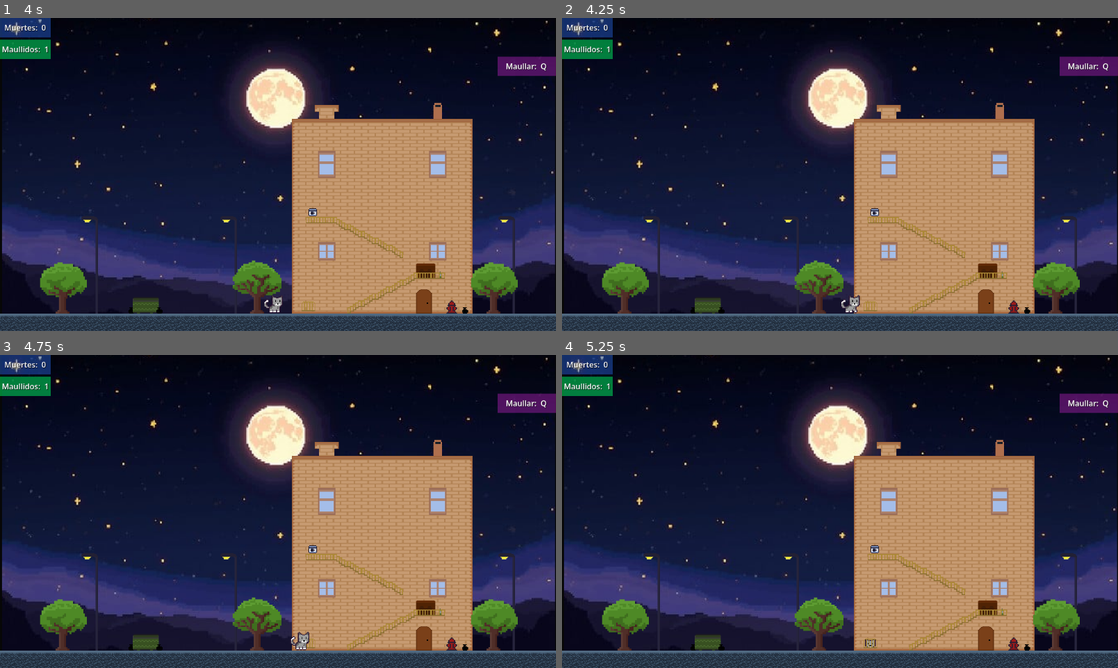
Above: before the commit, frames 1-4 (two rows, left to right).
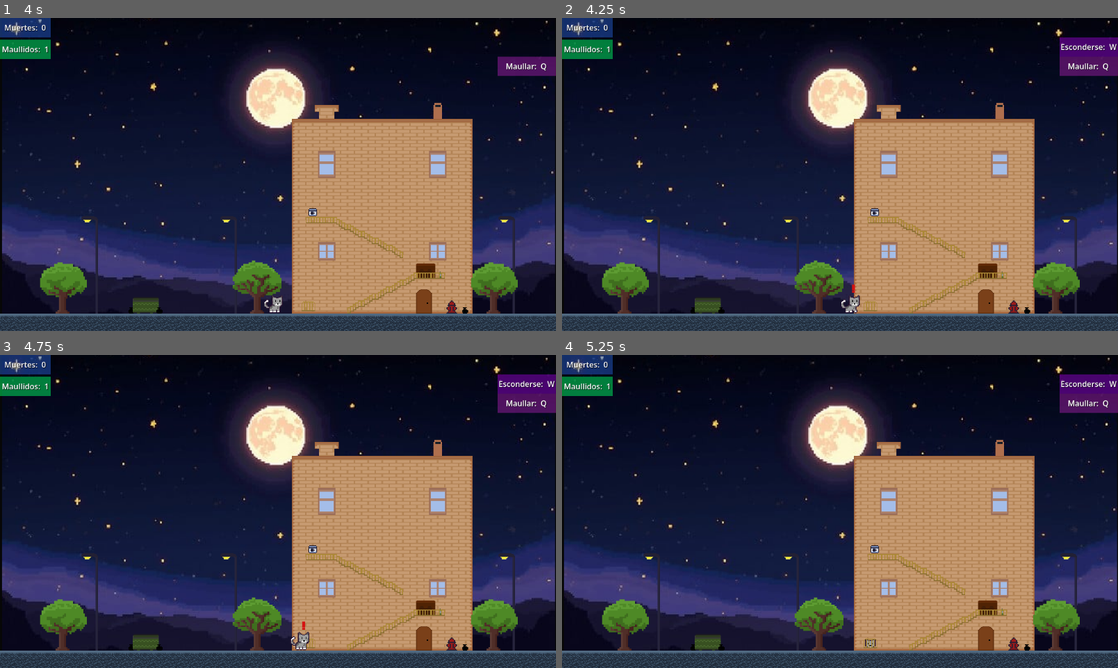
Above: after the commit, the same moments.

Repository: JarolCM/Proyecto_videojuegos_2026_individual
Game: Godot game, scene res://escenas/menu_principal/menu_principal.tscn
The game is run twice, just before and just after one commit, with the same random seed, the same clock (stepped at 60 frames per second) and the same inputs.
Inputs:
- Up to frame 1 (4 s): click "Jugar" at 0.5 s; hold D (derecha) 1.28-2.78 s; tap E (interactuar) at 1.35, 2.1, 3.05, 3.6 s; tap Space (saltar) at 1.52, 2.27, 3.77 s; hold A (izquierda) 2.78-3.53 s; tap Q (maullido) at 2.85 s; hold D (derecha) from 3.53 s (still down)
- Up to frame 2 (4.25 s): keep holding D (derecha)
- Up to frame 3 (4.75 s): keep holding D (derecha); tap E (interactuar) at 4.35 s; tap Space (saltar) at 4.52 s
- Up to frame 4 (5.25 s): tap W (esconderse) at 4.9 s; release D (derecha) at 5.03 s; hold A (izquierda) from 5.03 s (still down); tap Q (maullido) at 5.1 s

Frame 1 is identical in both runs. In frame 2, 0.7% of the frame differs, in the area x 52-100%, y 6-88%; in frame 3, 0.7%; in frame 4, 0.7%.
Error before the commit: Invalid access to property or key 'mostrar_interaccion' on a base object of type 'CharacterBody2D (max.gd)'. (res://escenas/controles_interfaz/controles_interf…

Commit message:
(feat): shader al morir y signos
! se quito el grupo de max del project para que se añada automaticamente en codigo
- se aplica shader al tocar a spike
- aparece un signo en max cuando te acercas a un objeto en el que te puedas esconder o interactuar (esto se conecta con la interfaz de controles)
- tambien se quitaron los print al ganar y morir

Diff:
--- /dev/null
+++ b/escenas/max_gato/material_max_rojo.tres
@@ -0,0 +1,6 @@
+[gd_resource type="ShaderMaterial" format=3 uid="uid://b6ft3w2ydsqh8"]
+
+[ext_resource type="Shader" uid="uid://dkp4ujk4eb3nb" path="res://shaders/shader_rojo.tres" id="1_u1iw5"]
+
+[resource]
+shader = ExtResource("1_u1iw5")
--- a/escenas/max_gato/max.gd
+++ b/escenas/max_gato/max.gd
@@ -1,13 +1,19 @@
 extends CharacterBody2D
 
 signal max_muerto
-
+signal mostrar_interaccion
+signal mostrar_escondite
+signal ocultar_interfaz
 
 @export var animacion: AnimatedSprite2D
 @export var area_enemigo: Area2D
 @export var area_victoria: Area2D
 @export var area_interaccion: Area2D
 @export var reproductor: AudioStreamPlayer2D
+@export var material_max_rojo: ShaderMaterial
+
+@onready var hitbox = $Area_Enemigo/CollisionShape2D
+@onready var indicadorInteraccion = $Indicador_Interaccion
 
 # Constantes de movimiento
 const _SPEED = 65.0
@@ -20,10 +26,14 @@
 # Estados
 var escondido := false
 var escondite_actual = null
+var mostrando_ui := false
+var tipo_actual := ""
 
 func _ready():
+	add_to_group("max")
 	area_enemigo.body_entered.connect(_on_area_enemigo_body_entered)
 	area_victoria.body_entered.connect(_on_area_victoria_body_entered)
+	indicadorInteraccion.visible = false
 
 
 func _physics_process(delta: float) -> void:
@@ -46,6 +56,25 @@
 			salir_escondite()
 		return
 
+	# Para hacer aparecer el indicador
+	var objeto_cerca = detectar_interactuable()
+	var escondite_cerca = detectar_escondite()
+
+	if objeto_cerca or escondite_cerca:
+		indicadorInteraccion.visible = true
+	else:
+		indicadorInteraccion.visible = false
+
+	# UI esquina pantalla
+	if escondite_cerca:
+		mostrar_escondite.emit()
+
+	if objeto_cerca:
+		mostrar_interaccion.emit()
+
+	if !escondite_cerca and !objeto_cerca:
+		ocultar_interfaz.emit()
+
 	# Movimiento
 	if not bloqueado:
 		var direction := Input.get_axis("izquierda", "derecha")
@@ -56,10 +85,12 @@
 		if direction < 0:
 			velocity.x = direction * _SPEED
 			animacion.flip_h = true
+			indicadorInteraccion.position = Vector2(-4.5,-18.0)
 
 		elif direction > 0:
 			velocity.x = direction * _SPEED
 			animacion.flip_h = false
+			indicadorInteraccion.position = Vector2(4.5,-18.0)
 
 		else:
 			velocity.x = move_toward(velocity.x, 0, _SPEED)
@@ -113,8 +144,9 @@
 			# Empujar hacia donde Max esta mirando
 			var direccion = -1.0 if animacion.flip_h else 1.0
 			objeto.ser_empujado(direccion)
-			print("Empujando objeto...")
-		return
+		return
+
+
 
 	# Animaciones de movimiento
 	if !is_on_floor():
@@ -140,10 +172,8 @@
 	escondite_actual = escondite
 
 	# Desactivar colisiones físicas
-	set_collision_layer_value(1, false)
-	set_collision_mask_value(1, false)
-
 	set_collision_layer_value(3, false)
+	hitbox.disabled = true
 
 	velocity = Vector2.ZERO
 	visible = false
@@ -152,11 +182,9 @@
 func salir_escondite():
 	escondido = false
 
-	set_collision_layer_value(1, true)
-	set_collision_mask_value(1, true)
-
 	# Volver a ser detectable
 	set_collision_layer_value(3, true)
+	hitbox.disabled = false
 
 	visible = true
 	if escondite_actual:
@@ -173,7 +201,7 @@
 
 # Funcion colision de daño (Game Over)
 func _on_area_enemigo_body_entered(_body: Node2D) -> void:
-	print("game over")
+	animacion.material = material_max_rojo
 	_muerto = true
 	animacion.stop()
 
@@ -185,7 +213,6 @@
 
 # Funcion al llegar meta (WIN)
 func _on_area_victoria_body_entered(_body: Node2D) -> void:
-	print("win")
 	_victoria = true
 	animacion.play("victoria")
 
--- a/escenas/max_gato/max.tscn
+++ b/escenas/max_gato/max.tscn
@@ -2,7 +2,9 @@
 
 [ext_resource type="Script" uid="uid://dc48x8ond6qth" path="res://escenas/max_gato/max.gd" id="1_eic4x"]
 [ext_resource type="SpriteFrames" uid="uid://b2ghv75fch23q" path="res://escenas/max_gato/sprite_frames_max.tres" id="1_os1ad"]
+[ext_resource type="Texture2D" uid="uid://doj2eurjiy7u8" path="res://sprites/Signo_Exclamacion.png" id="2_ia53t"]
 [ext_resource type="AudioStream" uid="uid://bqv1mlqt3slie" path="res://sonidos/meow.mp3" id="3_nhf6x"]
+[ext_resource type="Material" uid="uid://b6ft3w2ydsqh8" path="res://escenas/max_gato/material_max_rojo.tres" id="3_q6pnv"]
 
 [sub_resource type="RectangleShape2D" id="RectangleShape2D_eic4x"]
 size = Vector2(24, 21)
@@ -16,7 +18,7 @@
 [sub_resource type="RectangleShape2D" id="RectangleShape2D_ia53t"]
 size = Vector2(26, 24)
 
-[node name="max" type="CharacterBody2D" unique_id=811387143 node_paths=PackedStringArray("animacion", "area_enemigo", "area_victoria", "area_interaccion", "reproductor") groups=["max"]]
+[node name="max" type="CharacterBody2D" unique_id=811387143 node_paths=PackedStringArray("animacion", "area_enemigo", "area_victoria", "area_interaccion", "reproductor")]
 collision_layer = 4
 script = ExtResource("1_eic4x")
 animacion = NodePath("AnimatedSprite2D")
@@ -24,6 +26,12 @@
 area_victoria = NodePath("Area_Victoria")
 area_interaccion = NodePath("Area_Interaccion")
 reproductor = NodePath("AudioStreamPlayer2D")
+material_max_rojo = ExtResource("3_q6pnv")
+
+[node name="Indicador_Interaccion" type="Sprite2D" parent="." unique_id=1771560264]
+position = Vector2(4.5, -18)
+scale = Vector2(0.8, 0.8)
+texture = ExtResource("2_ia53t")
 
 [node name="CollisionShape2D" type="CollisionShape2D" parent="." unique_id=636209513]
 light_mask = 5
--- a/escenas/spike_perro/spike.gd
+++ b/escenas/spike_perro/spike.gd
@@ -3,6 +3,8 @@
 @export var animacion: AnimatedSprite2D
 @export var area_vision: Area2D
 @export var area_escucha: Area2D
+
+@onready var signo_interrogacion = $SignoInterrogacion
 
 const SPEED = 120.0
 
@@ -13,6 +15,7 @@
 func _ready():
 	area_vision.body_entered.connect(_on_area_vision_body_entered)
 	area_vision.body_exited.connect(_on_area_vision_body_exited)
+	signo_interrogacion.visible = false
 
 	SeñalesGlobales.sonido_generado.connect(_on_sonido_escuchado)
 
@@ -25,16 +28,18 @@
 	# Movimiento
 	# Ir a jugador
 	if jugador_max:
+		signo_interrogacion.visible = false
 		var direction = sign(jugador_max.global_position.x - global_position.x)
 		velocity.x = direction * SPEED
 		investigando_sonido = false
 
 	# Ir a sonido
 	elif investigando_sonido:
+		signo_interrogacion.visible = true
 		var direction = sign(objetivo_sonido.x - global_position.x)
 		velocity.x = direction * SPEED
 
-		if abs(global_position.x - objetivo_sonido.x) < 10:
+		if abs(global_position.x - objetivo_sonido.x) < 3:
 			investigando_sonido = false
 			velocity.x = 0
 
@@ -43,6 +48,7 @@
 
 	# Sin objetivos
 	else:
+		signo_interrogacion.visible = false
 		velocity.x = move_toward(velocity.x, 0, SPEED)
 
 	move_and_slide()
@@ -86,4 +92,3 @@
 		if jugador_max == null:
 			objetivo_sonido = posicion_sonido
 			investigando_sonido = true
-			print("¡Spike escuchó algo en: ", posicion_sonido, "!")
--- a/escenas/spike_perro/spike.tscn
+++ b/escenas/spike_perro/spike.tscn
@@ -3,6 +3,7 @@
 [ext_resource type="Script" uid="uid://bwxwn5tvyj5tx" path="res://escenas/spike_perro/spike.gd" id="1_fcahx"]
 [ext_resource type="Texture2D" uid="uid://bbxhvc66dixhk" path="res://sprites/Spike-Caminar.png" id="1_tyr2t"]
 [ext_resource type="Texture2D" uid="uid://byh25wdv70b1n" path="res://sprites/Spike-Idle.png" id="2_fcahx"]
+[ext_resource type="Texture2D" uid="uid://bl3m6qbh0qluu" path="res://sprites/Signo_Pregunta.png" id="2_lfbym"]
 [ext_resource type="Texture2D" uid="uid://cm0anegfxvsr6" path="res://sprites/Spike-Ladrido.png" id="3_lfbym"]
 [ext_resource type="Texture2D" uid="uid://btdsoqqoipw1c" path="res://sprites/Spike-Levantandose.png" id="4_gjkn1"]
 
@@ -159,18 +160,23 @@
 }]
 
 [sub_resource type="RectangleShape2D" id="RectangleShape2D_fcahx"]
-size = Vector2(195.39844, 73.37891)
+size = Vector2(195.39844, 81.68945)
 
 [sub_resource type="RectangleShape2D" id="RectangleShape2D_gjkn1"]
-size = Vector2(430, 183.78125)
+size = Vector2(459, 183.78125)
 
 [node name="spike" type="CharacterBody2D" unique_id=1105146468 node_paths=PackedStringArray("animacion", "area_vision", "area_escucha")]
-collision_layer = 3
+collision_layer = 2
 script = ExtResource("1_fcahx")
 animacion = NodePath("AnimatedSprite2D")
 area_vision = NodePath("AreaVision")
 area_escucha = NodePath("AreaEscucha")
 
+[node name="SignoInterrogacion" type="Sprite2D" parent="." unique_id=2056161208]
+position = Vector2(0, -18)
+scale = Vector2(0.8, 0.8)
+texture = ExtResource("2_lfbym")
+
 [node name="CollisionShape2D" type="CollisionShape2D" parent="." unique_id=413912221]
 shape = SubResource("RectangleShape2D_iyv66")
 
@@ -185,6 +191,7 @@
 [node name="CollisionShape2D" type="CollisionShape2D" parent="AreaVision" unique_id=576621403]
 light_mask = 0
 visibility_layer = 4
+position = Vector2(0, 4.1552734)
 shape = SubResource("RectangleShape2D_fcahx")
 
 [node name="AreaEscucha" type="Area2D" parent="." unique_id=868141709]
--- a/project.godot
+++ b/project.godot
@@ -27,10 +27,6 @@
 
 window/stretch/mode="canvas_items"
 window/stretch/scale_mode="integer"
-
-[global_group]
-
-max="personaje principal"
 
 [input]
 
--- /dev/null
+++ b/shaders/shader_rojo.tres
@@ -0,0 +1,11 @@
+[gd_resource type="VisualShader" format=3 uid="uid://dkp4ujk4eb3nb"]
+
+[sub_resource type="VisualShaderNodeColorConstant" id="VisualShaderNodeColorConstant_om0gm"]
+constant = Color(1.353256, 0.15190022, 0.15190022, 1)
+
+[resource]
+mode = 1
+flags/light_only = false
+nodes/vertex/2/node = SubResource("VisualShaderNodeColorConstant_om0gm")
+nodes/vertex/2/position = Vector2(140, 180)
+nodes/vertex/connections = PackedInt32Array(2, 0, 0, 2)
